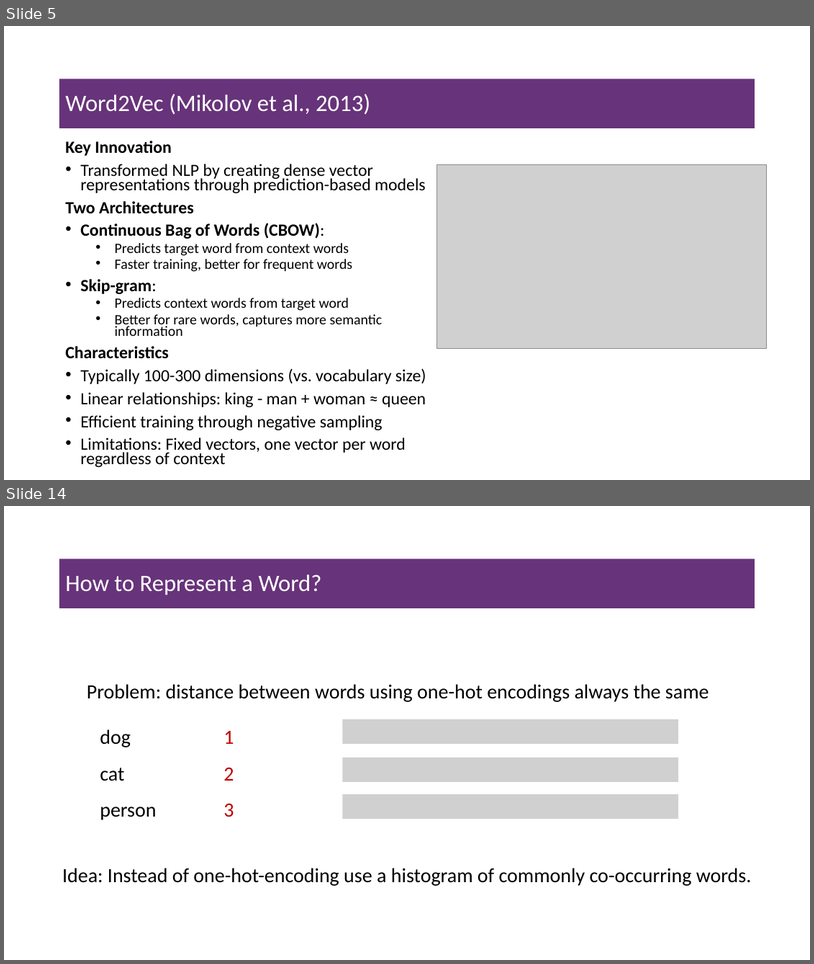
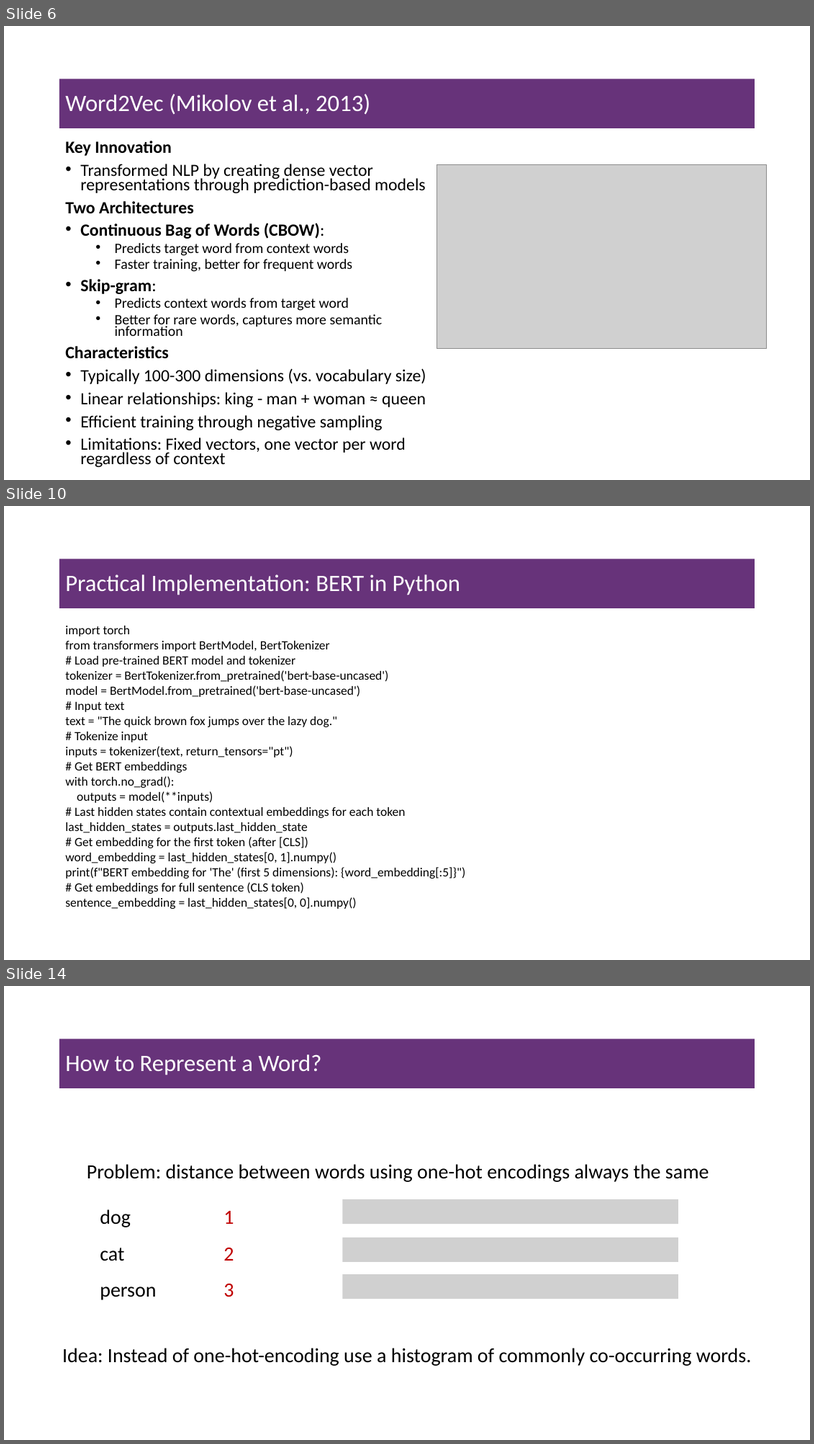
Before and after one commit to msfasha/307307-BI-Methods, a slide deck: 20242-NLP-LLM/lecture notes/Part 3 - Introduction to Large Lanuage Models/Part 2 Word Embeddings.pptx. Shown one above the other, each under a label of ours: slides 5 and 14 before the commit, slides 6, 10 and 14 after it; the slides between them are not shown. The pictures are 814x964 and 814x1444 pixels, drawn with LibreOffice and Linux fonts; fonts in the diff are those of the drawing; grey boxes stand for pictures; background and template pictures are left out. Boxes give left, top, right and bottom in pixels: in the first picture for what was removed or moved away, otherwise in the second. Text is boxed around its words. In the diff, an @@ line names an element or a change of style, - is before the commit and + after.

Commit message:
working with nlp section, first part of the course

```diff
--- a/20242-NLP-LLM/lecture notes/Part 3 - Introduction to Large Lanuage Models/Part 2 Word Embeddings.pptx
+++ b/20242-NLP-LLM/lecture notes/Part 3 - Introduction to Large Lanuage Models/Part 2 Word Embeddings.pptx
@@ slide 10 added at (4, 506, 810, 960), background #FFFFFF @@
@@ title added at (59, 559, 756, 608), fill #67337A, 28 pt, text #FFFFFF @@
+Practical Implementation: BERT in Python
@@ text added at (65, 626, 466, 908), 15 pt, text #000000 @@
+import torch
+from transformers import BertModel, BertTokenizer
+# Load pre-trained BERT model and tokenizer
+tokenizer = BertTokenizer.from_pretrained('bert-base-uncased')
+model = BertModel.from_pretrained('bert-base-uncased')
+# Input text
+text = "The quick brown fox jumps over the lazy dog."
+# Tokenize input
+inputs = tokenizer(text, return_tensors="pt")
+# Get BERT embeddings
+with torch.no_grad():
+outputs = model(**inputs)
+# Last hidden states contain contextual embeddings for each token
+last_hidden_states = outputs.last_hidden_state
+# Get embedding for the first token (after [CLS])
+word_embedding = last_hidden_states[0, 1].numpy()
+print(f"BERT embedding for 'The' (first 5 dimensions): {word_embedding[:5]}")
+# Get embeddings for full sentence (CLS token)
+sentence_embedding = last_hidden_states[0, 0].numpy()
@@ what was slide 5 is now slide 6 @@
```
Also in this commit, not shown: 3 slides changed, 3 other slides added, 4 slides removed, 7 other files.
